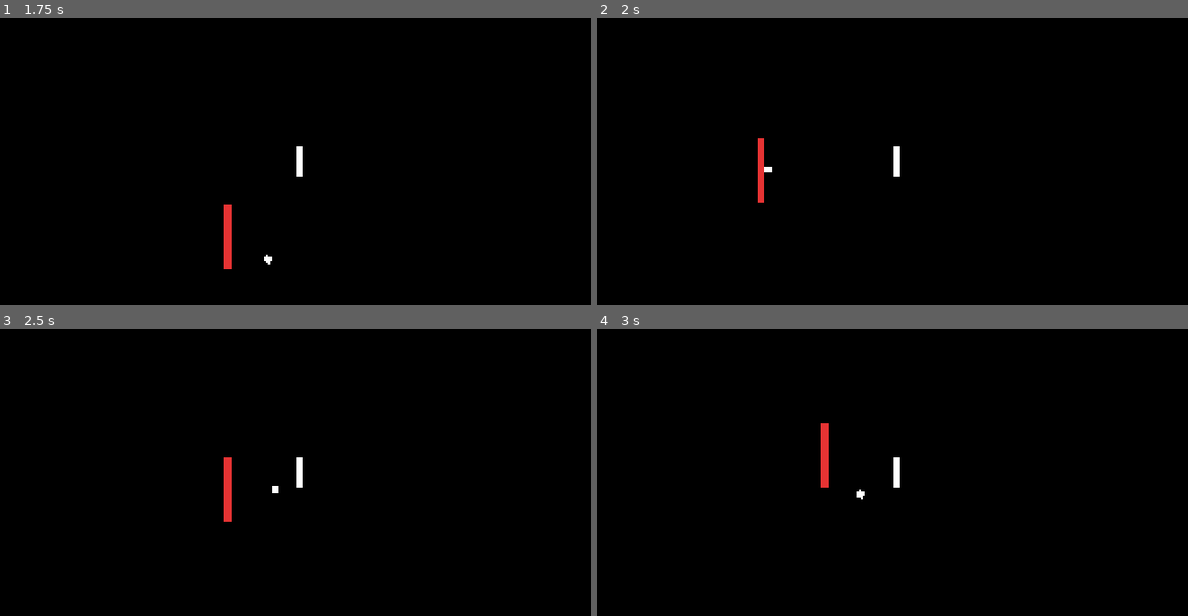
Above: before the commit, frames 1-4 (two rows, left to right).
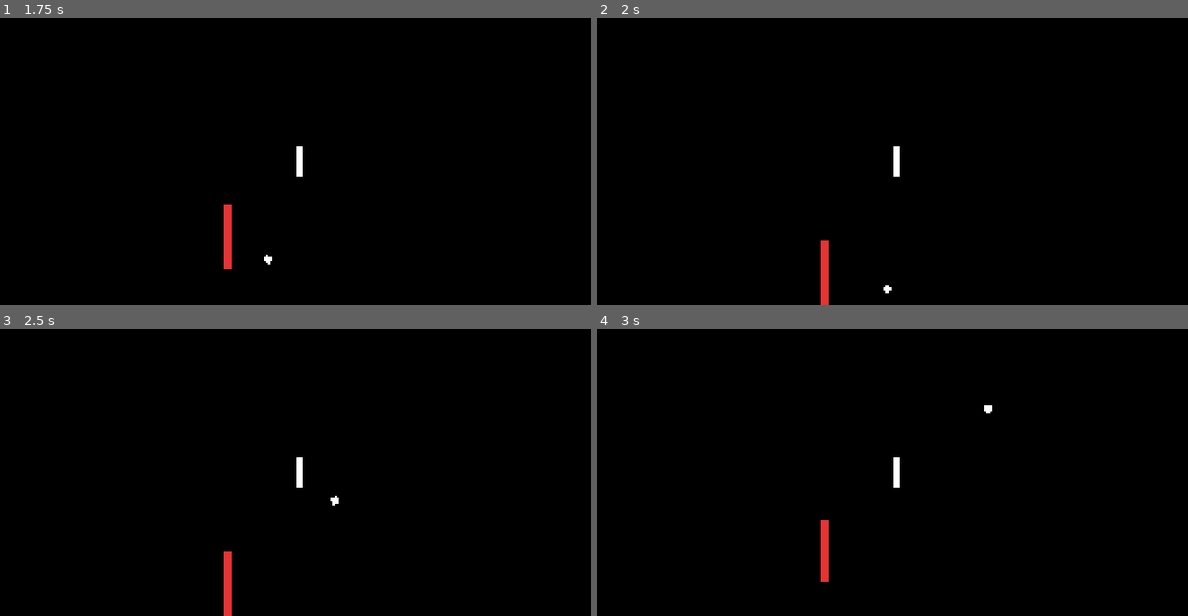
Above: after the commit, the same moments.

Repository: SKHUO/Pong
Game: Godot game, scene res://scenes/character_select/character_select.tscn
Same seed, same stepped clock (60 frames per second), same inputs: the game is played once before the commit and once after it.
Inputs:
- Up to frame 1 (1.75 s): tap Enter at 0.5 s; hold D 0.53-1.28 s; tap J at 0.6, 1.35 s; tap Space at 0.77, 1.52 s; hold S from 1.28 s (still down)
- Up to frame 2 (2 s): keep holding S
- Up to frame 3 (2.5 s): release S at 2.03 s; hold D from 2.03 s (still down); tap J at 2.1 s
- Up to frame 4 (3 s): release D at 2.78 s; hold W from 2.78 s (still down); tap J at 2.85 s

Frame 1 is identical in both runs. In frame 2, 0.6% of the frame differs, in the area x 27-50%, y 41-100%; in frame 3, 0.7%, in the area x 37-58%, y 44-100%; in frame 4, 0.7%.

Commit message:
Fix boundary loss to last hitter

Diff:
--- a/scripts/game/ball.gd
+++ b/scripts/game/ball.gd
@@ -1,6 +1,9 @@
 extends Node2D
 class_name PongBall
 
+
+const PLAYER_1_SIDE := -1
+const PLAYER_2_SIDE := 1
 
 signal out_of_bounds(exit_side: int)
 signal area_boundary_reached(player_side: int)
@@ -18,6 +21,9 @@
 @export_range(0.0, 1.0, 0.01) var paddle_restitution := 0.9
 @export_range(0.0, 1.0, 0.01) var paddle_friction := 0.45
 @export var max_paddle_friction_change := 340.0
+@export_range(0.0, 1.0, 0.01) var wall_restitution := 0.96
+@export_range(0.0, 1.0, 0.01) var wall_friction := 0.18
+@export var max_wall_friction_change := 140.0
 @export var min_return_horizontal_speed := 180.0
 @export var edge_deflection_speed := 90.0
 
@@ -27,6 +33,7 @@
 var angular_velocity := 0.0
 var playfield_size := Vector2(1800.0, 720.0)
 var attached := true
+var last_hitter_side := 0
 
 
 func _ready() -> void:
@@ -38,12 +45,13 @@
 	update_visual()
 
 
-func attach_to(origin: Vector2) -> void:
+func attach_to(origin: Vector2, player_side: int) -> void:
 	position = origin
 	velocity = Vector2.ZERO
 	angular_velocity = 0.0
 	rotation = 0.0
 	attached = true
+	last_hitter_side = player_side
 
 
 func serve(horizontal_direction: float, server_velocity: Vector2) -> void:
@@ -97,8 +105,8 @@
 		position += velocity * substep_delta
 		if check_player_area_vertical_boundary(previous_position, substep_delta):
 			return
-		bounce_off_player(player1_rect, Vector2(1.0, 0.0), player1_velocity)
-		bounce_off_player(player2_rect, Vector2(-1.0, 0.0), player2_velocity)
+		bounce_off_player(player1_rect, PLAYER_1_SIDE, Vector2(1.0, 0.0), player1_velocity)
+		bounce_off_player(player2_rect, PLAYER_2_SIDE, Vector2(-1.0, 0.0), player2_velocity)
 
 		if is_out_of_playfield():
 			var ball_rect := get_rect()
@@ -140,37 +148,58 @@
 	if not touches_top and not touches_bottom:
 		return false
 
+	var normal := Vector2.ZERO
 	var contact_x := position.x
-	if touches_top and velocity.y < -0.001:
-		var top_crossing_time := clampf(
-			(previous_position.y - half_height) / -velocity.y,
-			0.0,
-			substep_delta
-		)
-		contact_x = previous_position.x + velocity.x * top_crossing_time
+	if touches_top:
+		if velocity.y < -0.001:
+			var top_crossing_time := clampf(
+				(previous_position.y - half_height) / -velocity.y,
+				0.0,
+				substep_delta
+			)
+			contact_x = previous_position.x + velocity.x * top_crossing_time
 		position.y = half_height
-	elif touches_bottom and velocity.y > 0.001:
-		var bottom_crossing_time := clampf(
-			(playfield_size.y - half_height - previous_position.y) / velocity.y,
-			0.0,
-			substep_delta
-		)
-		contact_x = previous_position.x + velocity.x * bottom_crossing_time
+		normal = Vector2(0.0, 1.0)
+	elif touches_bottom:
+		if velocity.y > 0.001:
+			var bottom_crossing_time := clampf(
+				(playfield_size.y - half_height - previous_position.y) / velocity.y,
+				0.0,
+				substep_delta
+			)
+			contact_x = previous_position.x + velocity.x * bottom_crossing_time
 		position.y = playfield_size.y - half_height
-
-	var player_side := -1 if contact_x < playfield_size.x * 0.5 else 1
-	velocity = Vector2.ZERO
-	angular_velocity = 0.0
-	area_boundary_reached.emit(player_side)
-	return true
-
-
-func bounce_off_player(player_rect: Rect2, normal: Vector2, player_velocity: Vector2) -> bool:
+		normal = Vector2(0.0, -1.0)
+
+	var boundary_side := -1 if contact_x < playfield_size.x * 0.5 else 1
+	if last_hitter_side != 0 and boundary_side == last_hitter_side:
+		velocity = Vector2.ZERO
+		angular_velocity = 0.0
+		area_boundary_reached.emit(boundary_side)
+		return true
+
+	_resolve_surface_collision(
+		normal,
+		Vector2.ZERO,
+		wall_restitution,
+		wall_friction,
+		max_wall_friction_change
+	)
+	return false
+
+
+func bounce_off_player(
+	player_rect: Rect2,
+	player_side: int,
+	normal: Vector2,
+	player_velocity: Vector2
+) -> bool:
 	if not get_rect().intersects(player_rect):
 		return false
 	if velocity.dot(normal) >= 0.0:
 		return false
 
+	last_hitter_side = player_side
 	var half_width := ball_size.x * 0.5
 	if normal.x > 0.0:
 		position.x = player_rect.end.x + half_width
--- a/scripts/game/game.gd
+++ b/scripts/game/game.gd
@@ -97,7 +97,7 @@
 	var server := player1 if serving_side == PLAYER_1_SIDE else player2
 	var toward_opponent := float(-serving_side)
 	var offset_x := (server.paddle_size.x + ball.ball_size.x) * 0.5
-	ball.attach_to(server.position + Vector2(toward_opponent * offset_x, 0.0))
+	ball.attach_to(server.position + Vector2(toward_opponent * offset_x, 0.0), serving_side)
 
 
 func _on_ball_out_of_bounds(exit_side: int) -> void:
Not shown, changed: docs/PRODUCT_DESIGN.md
Not shown, changed: docs/TECHNICAL_DESIGN.md
